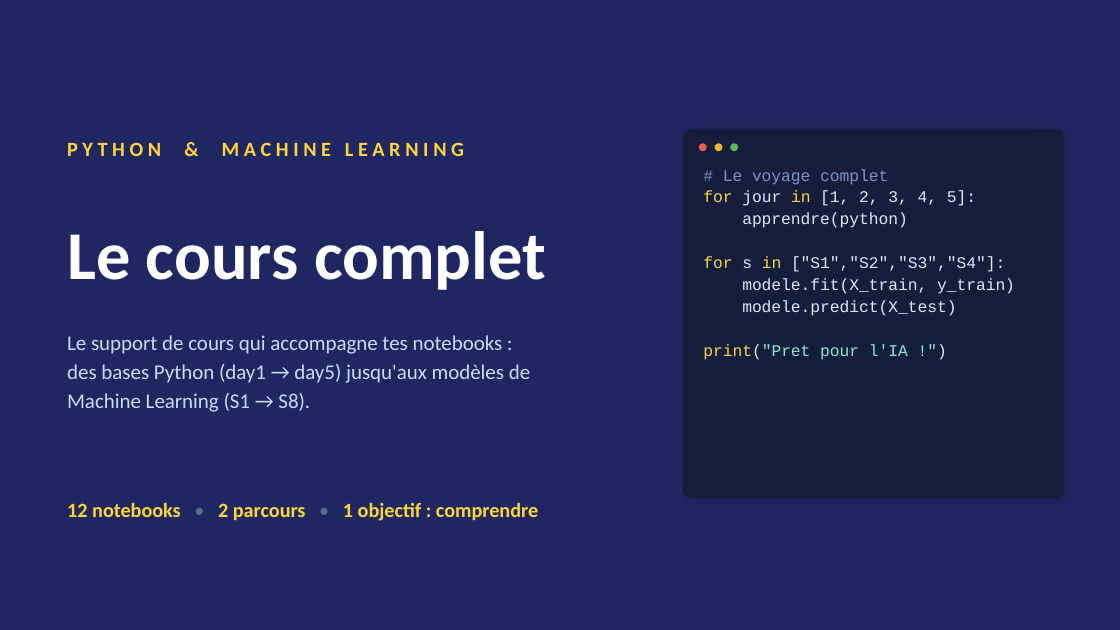
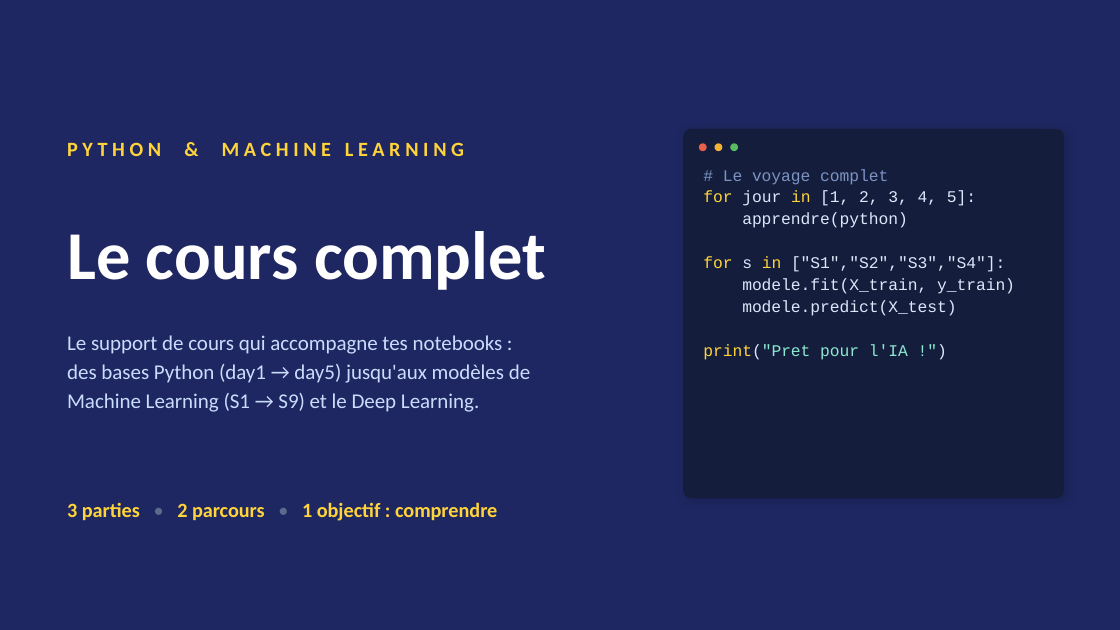
Before and after one commit to RobinsanKiritheepan/Cours_Python, a slide deck: slide 1 of Cours_Python_IA.pptx. Drawn at 1120x630 pixels with LibreOffice and Linux fonts; fonts in the diff are those of the drawing. Boxes give left, top, right and bottom in pixels: in the first picture for what was removed or moved away, otherwise in the second. Text is boxed around its words. In the diff, an @@ line names an element or a change of style, - is before the commit and + after.

```diff
--- a/Cours_Python_IA.pptx
+++ b/Cours_Python_IA.pptx
@@ text at [67,393,479,412]: text changed @@
-Machine Learning (S1 → S8).
+Machine Learning (S1 → S9) et le Deep Learning.
@@ text at [67,502,497,521]: text changed @@
-12 notebooks • 2 parcours • 1 objectif : comprendre
+3 parties • 2 parcours • 1 objectif : comprendre
```
Also in this commit, not shown: 2 other slides changed, 4 slides added, 14 other files.
